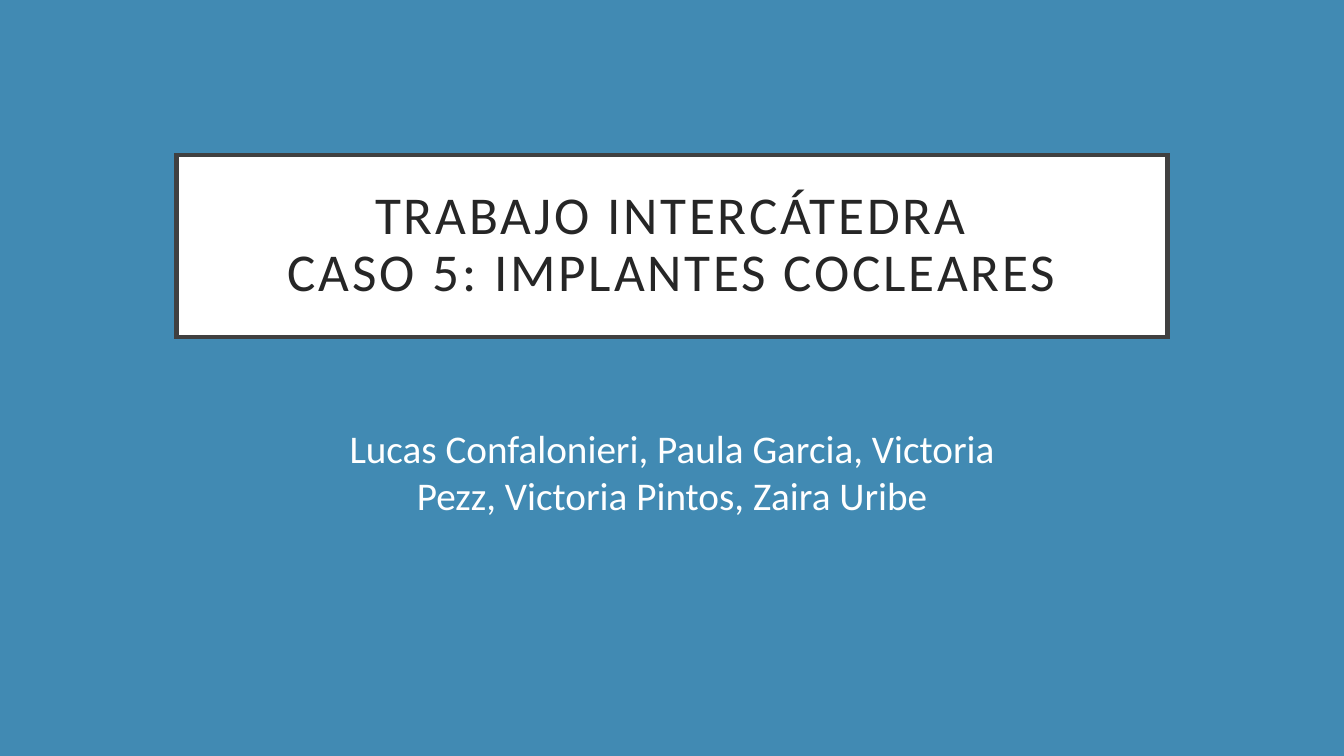
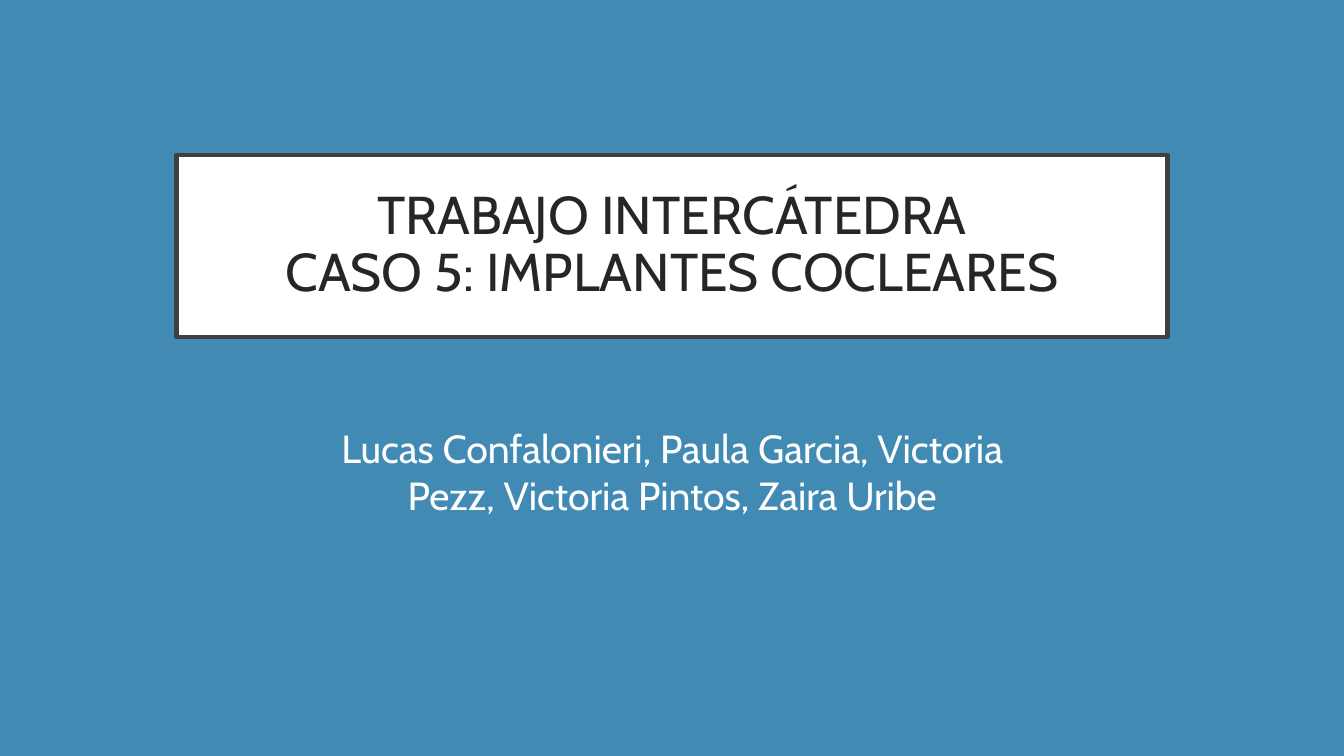
Before and after one commit to lucasconfalonieri/Audiestimulos, a slide deck: slide 1 of Presentación Intercatedra.pptx. Drawn at 1344x756 pixels with LibreOffice and Linux fonts; fonts in the diff are those of the drawing. Boxes give left, top, right and bottom in pixels: in the first picture for what was removed or moved away, otherwise in the second. Text is boxed around its words. In the diff, an @@ line names an element or a change of style, - is before the commit and + after.

```diff
--- a/Presentación Intercatedra.pptx
+++ b/Presentación Intercatedra.pptx
@@ title "TRABAJO INTERCÁTEDRA CASO 5: IMPLANTES ..." at bbox=[176, 155, 1168, 337]: font Calibri to Cabin, letter spacing 2 to 0 pt @@
@@ subtitle "Lucas Confalonieri, Paula Garcia, Victoria ..." at bbox=[341, 433, 1003, 514]: font Calibri to Cabin, text colour #FFFFFF to #FEFEFE; less space between paragraphs @@
```
Also in this commit, not shown: 9 other slides changed, 1 slide added, 1 slide removed.
